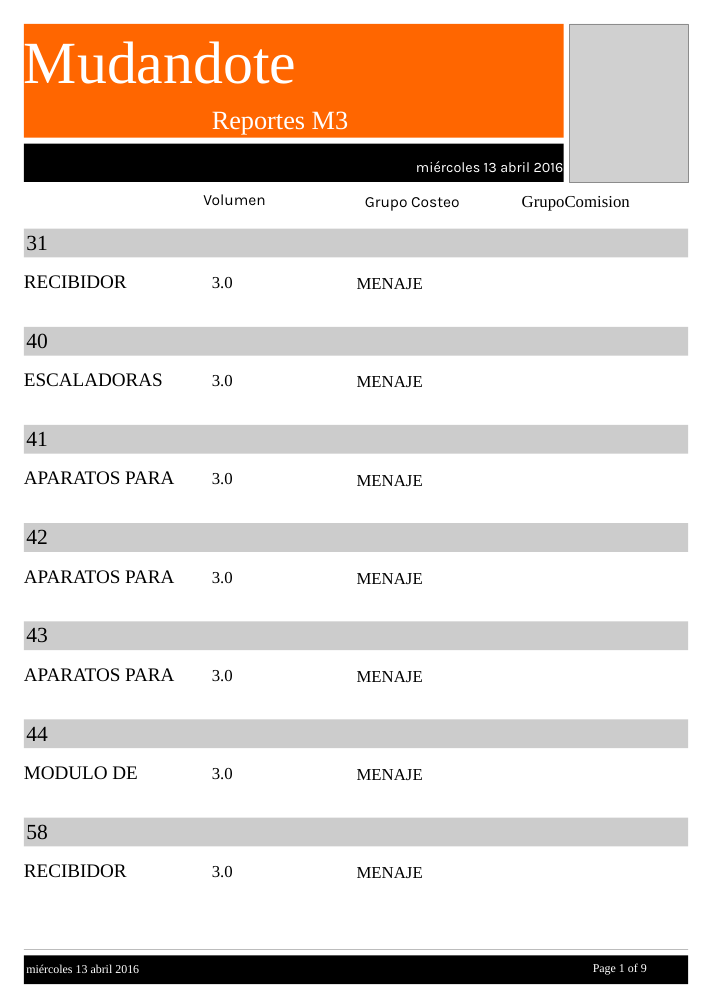
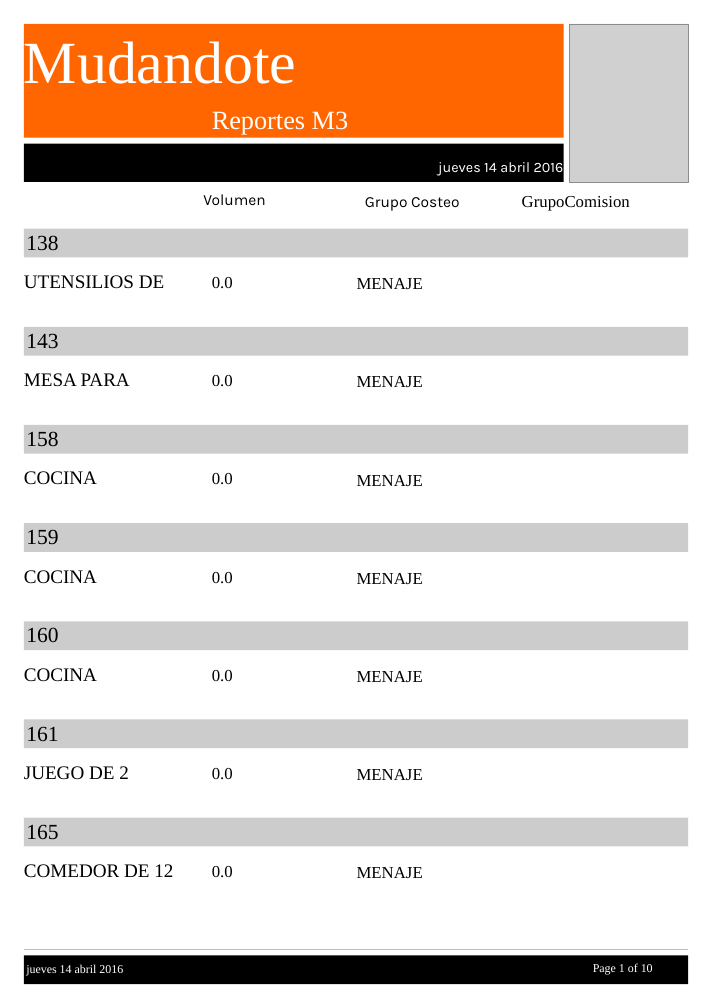
Before and after one commit to TUXONH/mudandote, a slide deck: slide 1 of reportes/ArticulosM3.pptx. Drawn at 712x1008 pixels with LibreOffice and Linux fonts; fonts in the diff are those of the drawing; grey boxes stand for pictures. Boxes give left, top, right and bottom in pixels: in the first picture for what was removed or moved away, otherwise in the second. Text is boxed around its words. In the diff, an @@ line names an element or a change of style, - is before the commit and + after.

```diff
--- a/reportes/ArticulosM3.pptx
+++ b/reportes/ArticulosM3.pptx
@@ text at bbox=[438, 159, 564, 177]: text changed @@
-miércoles 13 abril 2016
+jueves 14 abril 2016
@@ text at bbox=[26, 235, 58, 250]: text changed @@
-31
+138
@@ text at bbox=[24, 275, 164, 289]: text changed @@
-RECIBIDOR
+UTENSILIOS DE
@@ text at bbox=[212, 277, 233, 288]: text changed @@
-3.0
+0.0
@@ text at bbox=[26, 333, 58, 349]: text changed @@
-40
+143
@@ text at bbox=[24, 373, 130, 387]: text changed @@
-APARATOS PARA
+MESA PARA
@@ text removed at bbox=[24, 373, 163, 387] @@
-ESCALADORAS
@@ text at bbox=[212, 375, 233, 386]: text changed @@
-3.0
+0.0
@@ text at bbox=[26, 431, 58, 446]: text changed @@
-41
+158
@@ text added at bbox=[24, 471, 97, 485], 16 pt, text #000000 @@
+COCINA
@@ text at bbox=[212, 473, 233, 484]: text changed @@
-3.0
+0.0
@@ text at bbox=[26, 529, 58, 544]: text changed @@
-42
+159
@@ text at bbox=[24, 570, 97, 584]: text changed @@
-APARATOS PARA
+COCINA
@@ text at bbox=[212, 572, 233, 583]: text changed @@
-3.0
+0.0
@@ text at bbox=[26, 627, 58, 642]: text changed @@
-43
+160
@@ text at bbox=[24, 668, 97, 682]: text changed @@
-APARATOS PARA
+COCINA
@@ text at bbox=[212, 670, 233, 681]: text changed @@
-3.0
+0.0
@@ text at bbox=[26, 726, 58, 741]: text changed @@
-44
+161
@@ text at bbox=[24, 766, 129, 780]: text changed @@
-MODULO DE
+JUEGO DE 2
@@ text at bbox=[212, 768, 233, 779]: text changed @@
-3.0
+0.0
@@ text at bbox=[26, 824, 58, 840]: text changed @@
-58
+165
@@ text at bbox=[24, 864, 173, 878]: text changed @@
-RECIBIDOR
+COMEDOR DE 12
@@ text at bbox=[212, 866, 233, 877]: text changed @@
-3.0
+0.0
@@ text at bbox=[26, 964, 123, 976]: text changed @@
-miércoles 13 abril 2016
+jueves 14 abril 2016
@@ text at bbox=[641, 964, 653, 972]: text changed @@
-9
+10
```
Also in this commit, not shown: 8 other slides changed, 1 slide added, 3 other files.
